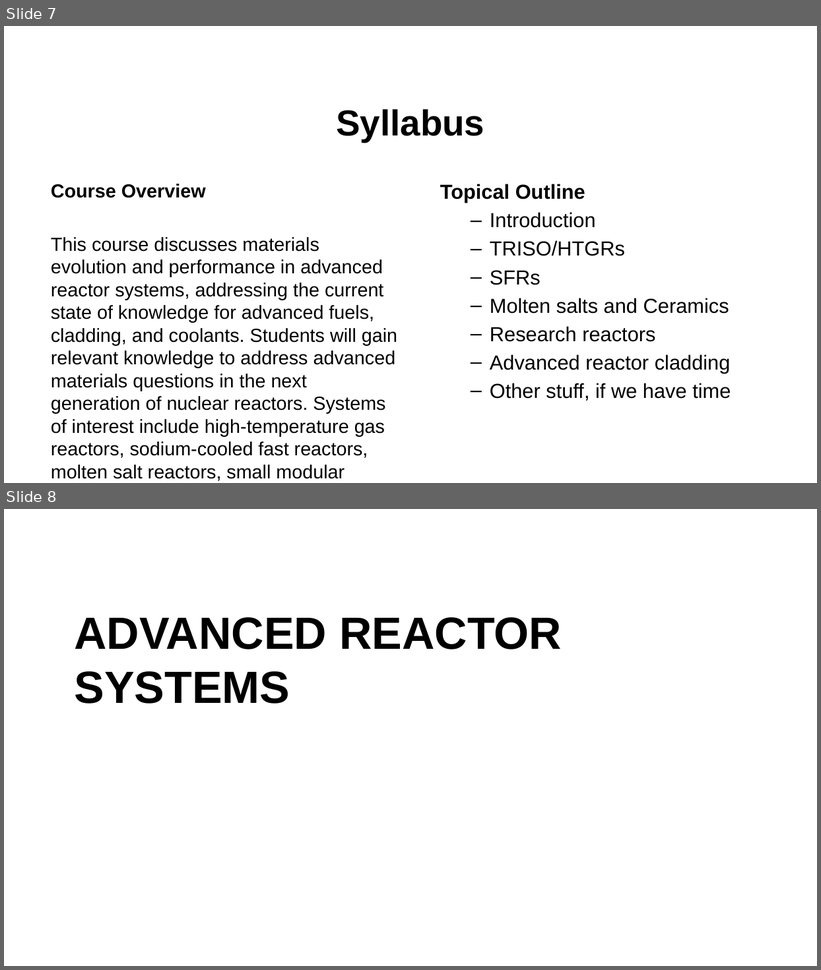
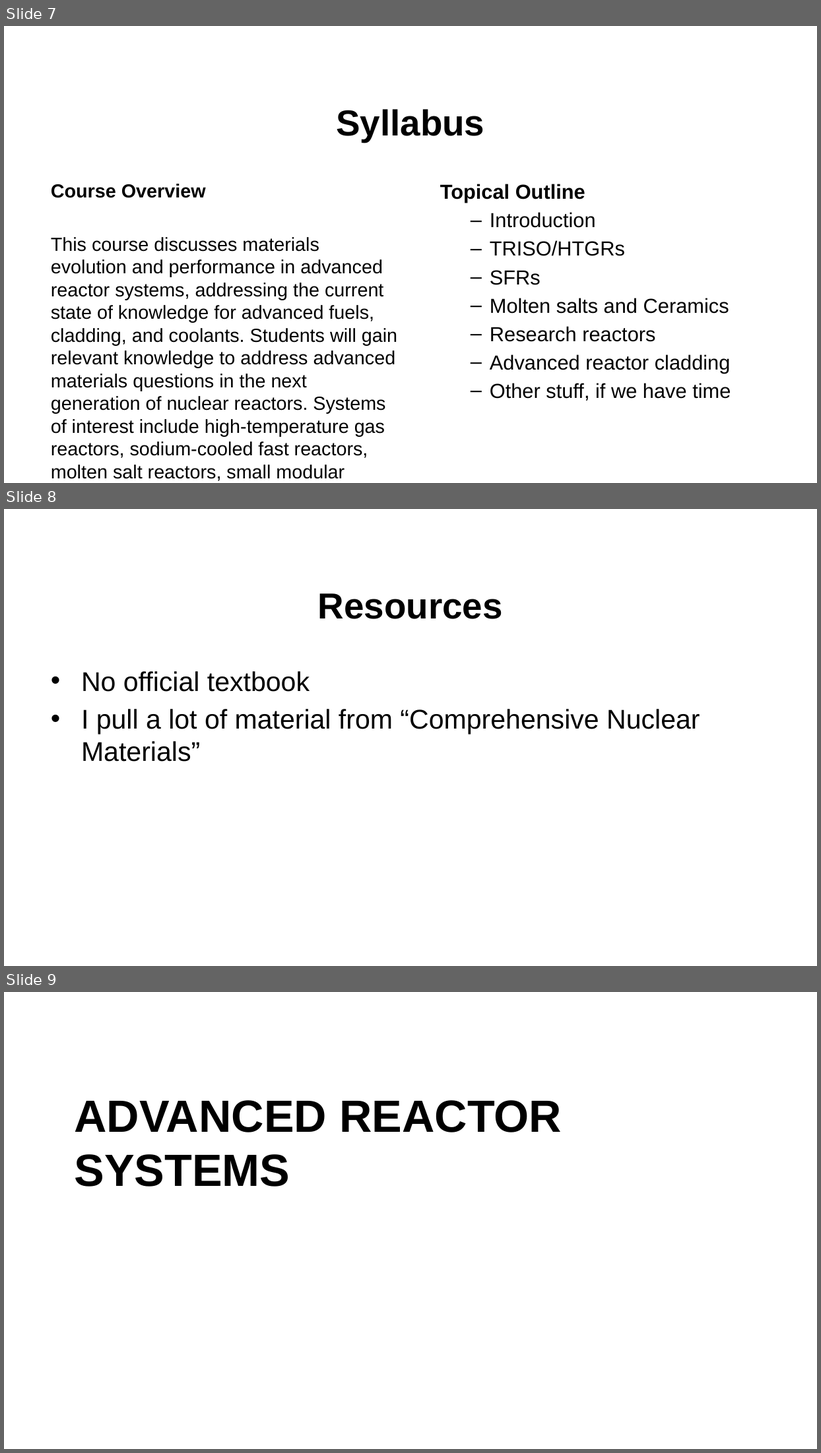
Before and after one commit to benbeeler/TEACHING, a slide deck: Advanced Reactor Materials/Fall2025/Lec1_intro.pptx. Shown one above the other, each under a label of ours: slides 7 and 8 before the commit, slides 7, 8 and 9 after it. The pictures are 821x970 and 821x1453 pixels, drawn with LibreOffice and Linux fonts; fonts in the diff are those of the drawing; background and template pictures are left out. Boxes give left, top, right and bottom in pixels: in the first picture for what was removed or moved away, otherwise in the second. Text is boxed around its words. In the diff, an @@ line names an element or a change of style, - is before the commit and + after.

```diff
--- a/Advanced Reactor Materials/Fall2025/Lec1_intro.pptx
+++ b/Advanced Reactor Materials/Fall2025/Lec1_intro.pptx
@@ slide 8 added at (4, 509, 817, 966), background #FFFFFF @@
@@ title added at (318, 593, 503, 619), 42.7 pt, text #000000, bold @@
+Resources
@@ text added at (81, 671, 700, 762), 32 pt, text #000000 @@
+• No official textbook
+• I pull a lot of material from “Comprehensive Nuclear Materials”
@@ what was slide 8 is now slide 9 @@
```
Also in this commit, not shown: 5 slides changed, 6 other files.
